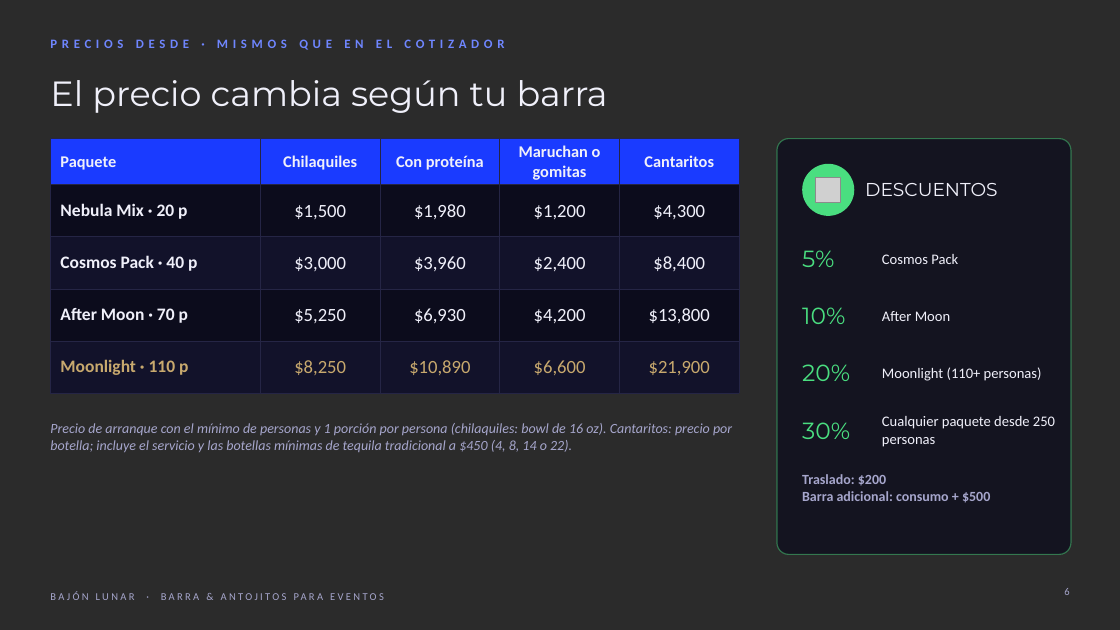
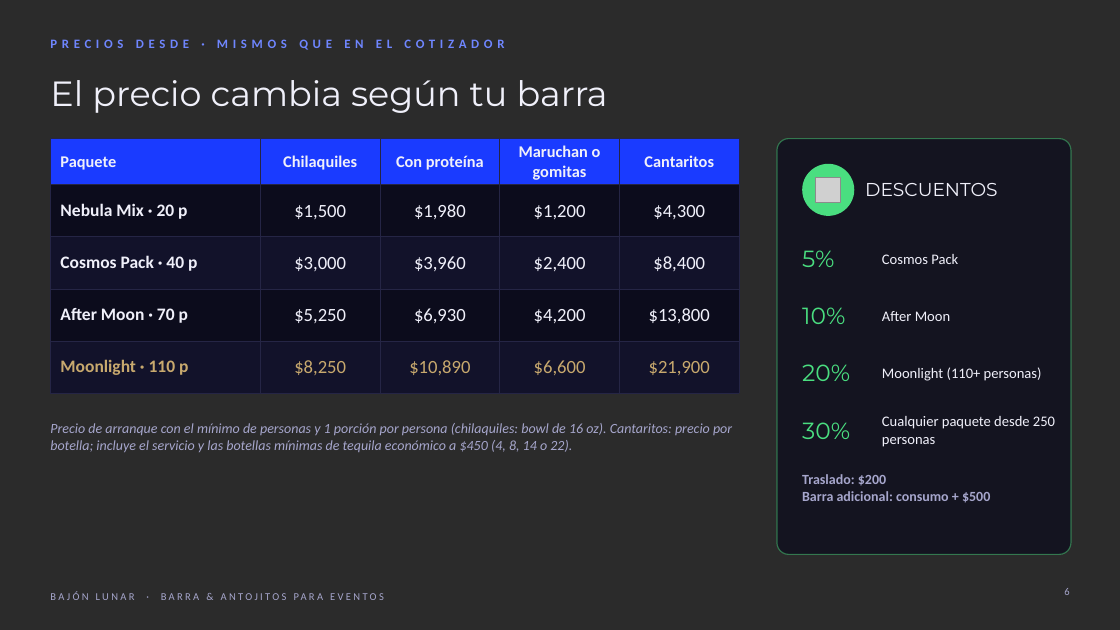
Before and after one commit to ingalejandrofh01-boop/Bajon-Lunar, a slide deck: slide 6 of bajon-lunar-presentacion.pptx. Drawn at 1120x630 pixels with LibreOffice and Linux fonts; fonts in the diff are those of the drawing; grey boxes stand for pictures; background and template pictures are left out; a plain dark background stands for a picture behind light text. Boxes give left, top, right and bottom in pixels: in the first picture for what was removed or moved away, otherwise in the second. Text is boxed around its words. In the diff, an @@ line names an element or a change of style, - is before the commit and + after.

```diff
--- a/bajon-lunar-presentacion.pptx
+++ b/bajon-lunar-presentacion.pptx
@@ text at (x1=50, y1=423, x2=732, y2=452): text changed @@
-Precio de arranque con el mínimo de personas y 1 porción por persona (chilaquiles: bowl de 16 oz). Cantaritos: precio por botella; incluye el servicio y las botellas mínimas de tequila tradicional a $450 (4, 8, 14 o 22).
+Precio de arranque con el mínimo de personas y 1 porción por persona (chilaquiles: bowl de 16 oz). Cantaritos: precio por botella; incluye el servicio y las botellas mínimas de tequila económico a $450 (4, 8, 14 o 22).
```
Also in this commit, not shown: 2 other slides changed, 13 other files.
